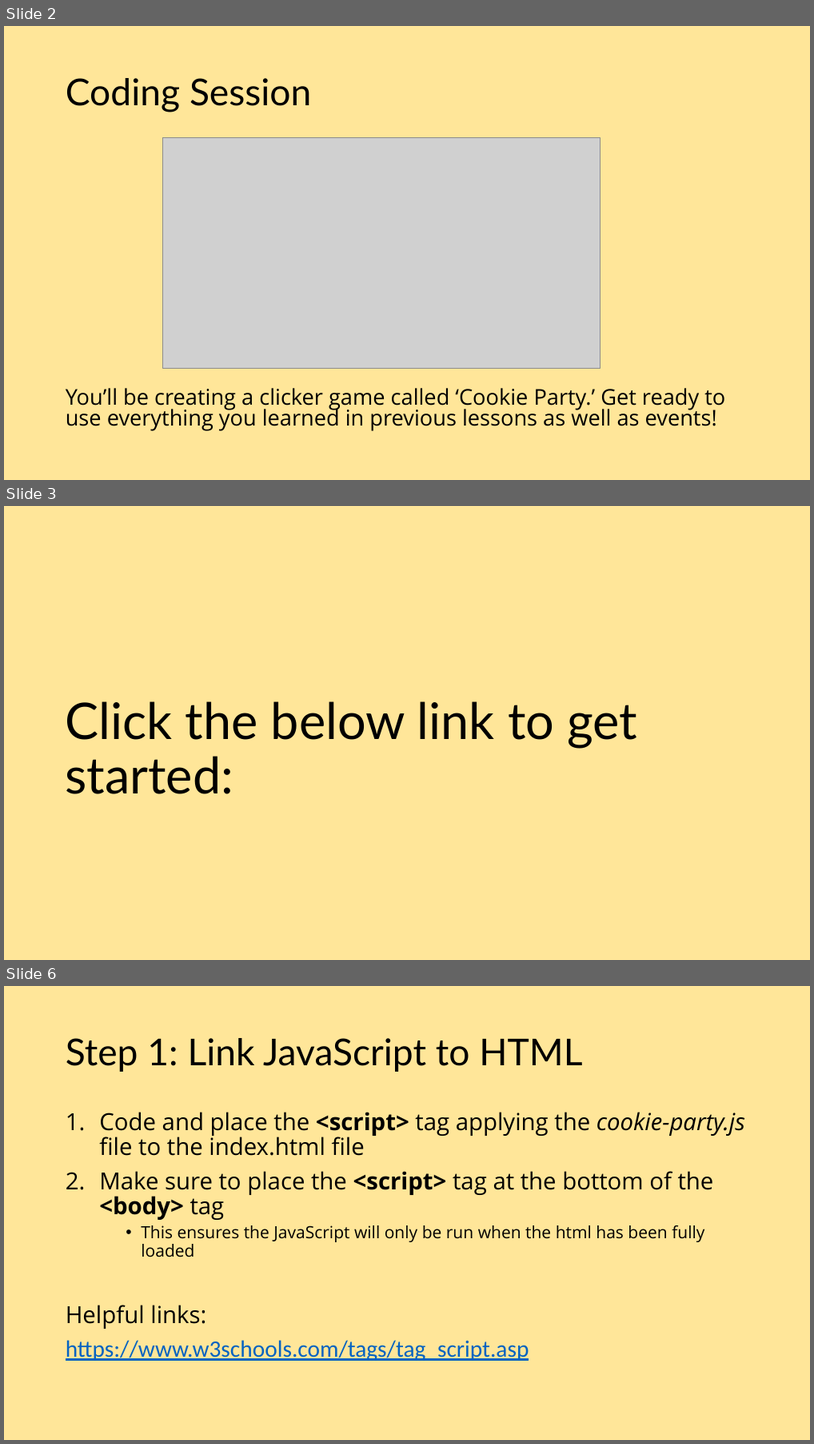
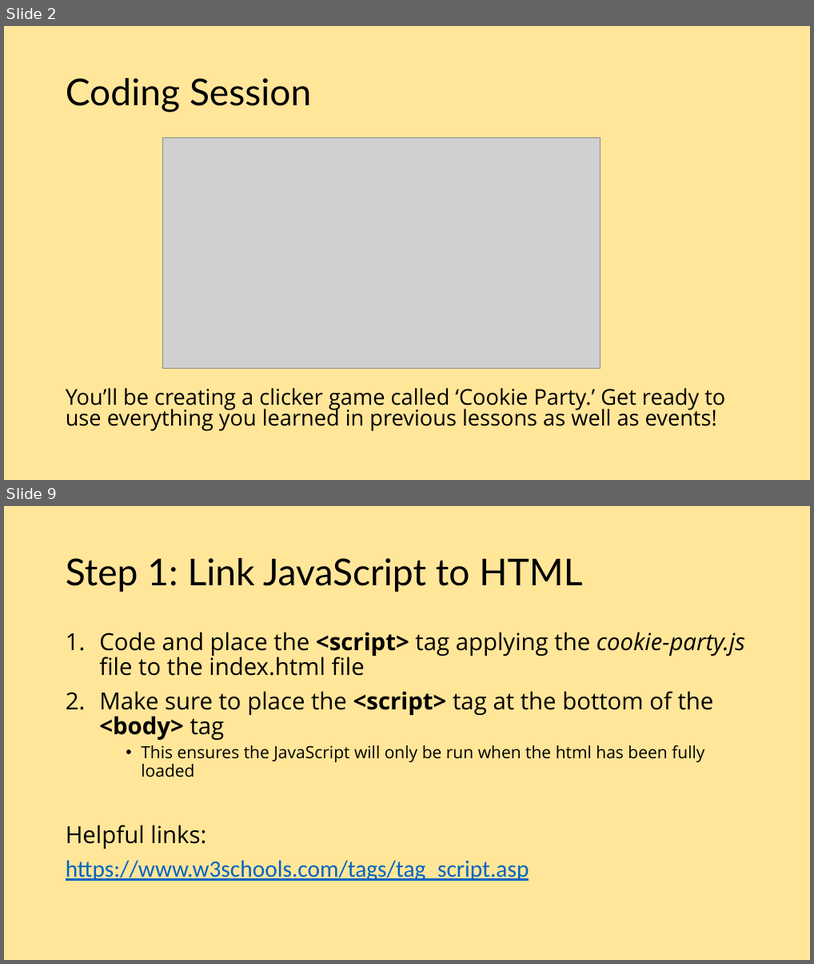
Before and after one commit to etruong/cookie-party, a slide deck: events-coding-session.pptx. Shown one above the other, each under a label of ours: slides 2, 3 and 6 before the commit, slides 2 and 9 after it; the slides between them are not shown. The pictures are 814x1444 and 814x964 pixels, drawn with LibreOffice and Linux fonts; fonts in the diff are those of the drawing; grey boxes stand for pictures. Boxes give left, top, right and bottom in pixels: in the first picture for what was removed or moved away, otherwise in the second. Text is boxed around its words. In the diff, an @@ line names an element or a change of style, - is before the commit and + after.

```diff
--- a/events-coding-session.pptx
+++ b/events-coding-session.pptx
@@ slide 3 removed at bbox=[4, 506, 810, 960], background #FFE699 @@
@@ title removed at bbox=[65, 701, 638, 794] @@
-Click the below link to get started:
@@ what was slide 6 is now slide 9 @@
```
Also in this commit, not shown: 7 slides changed, 5 slides added, 1 other slide removed, 1 other file.
